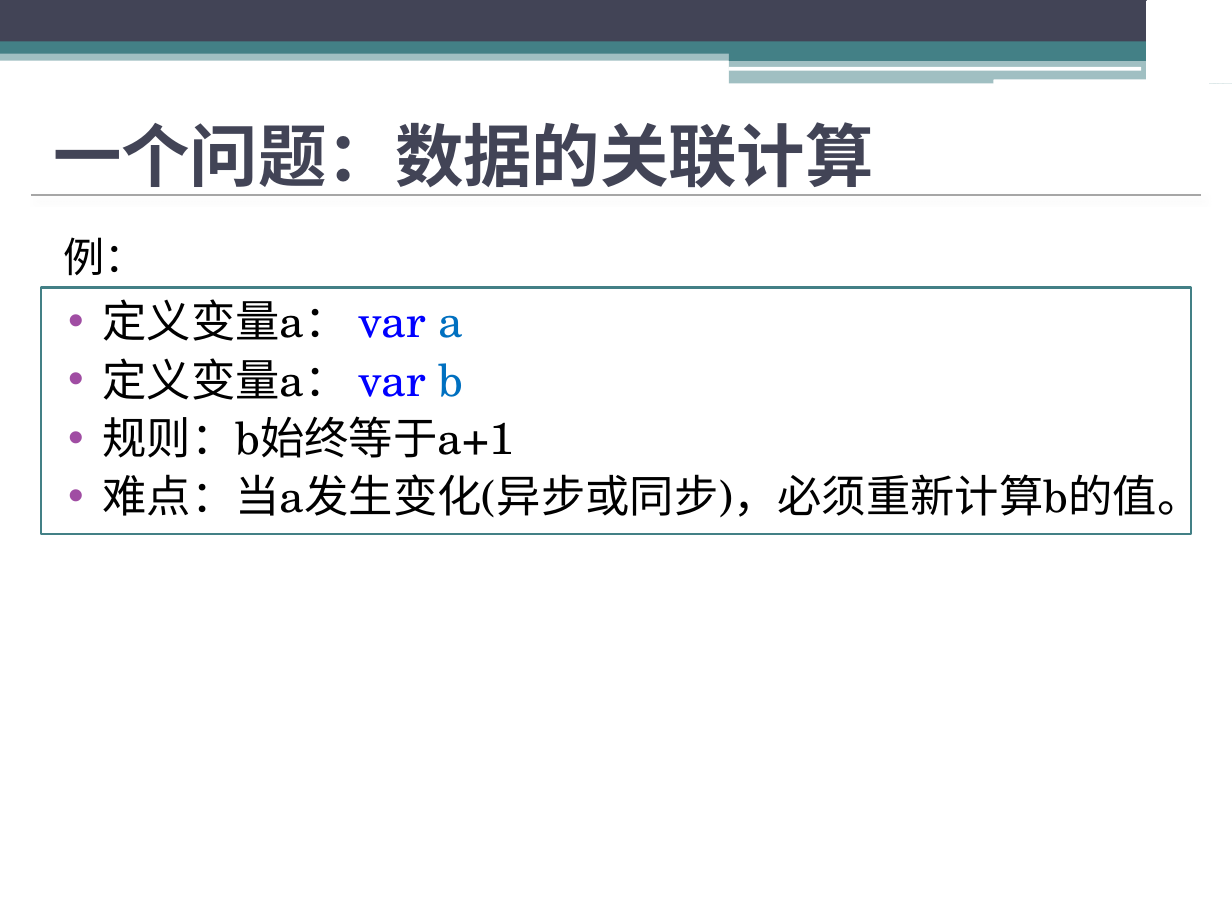
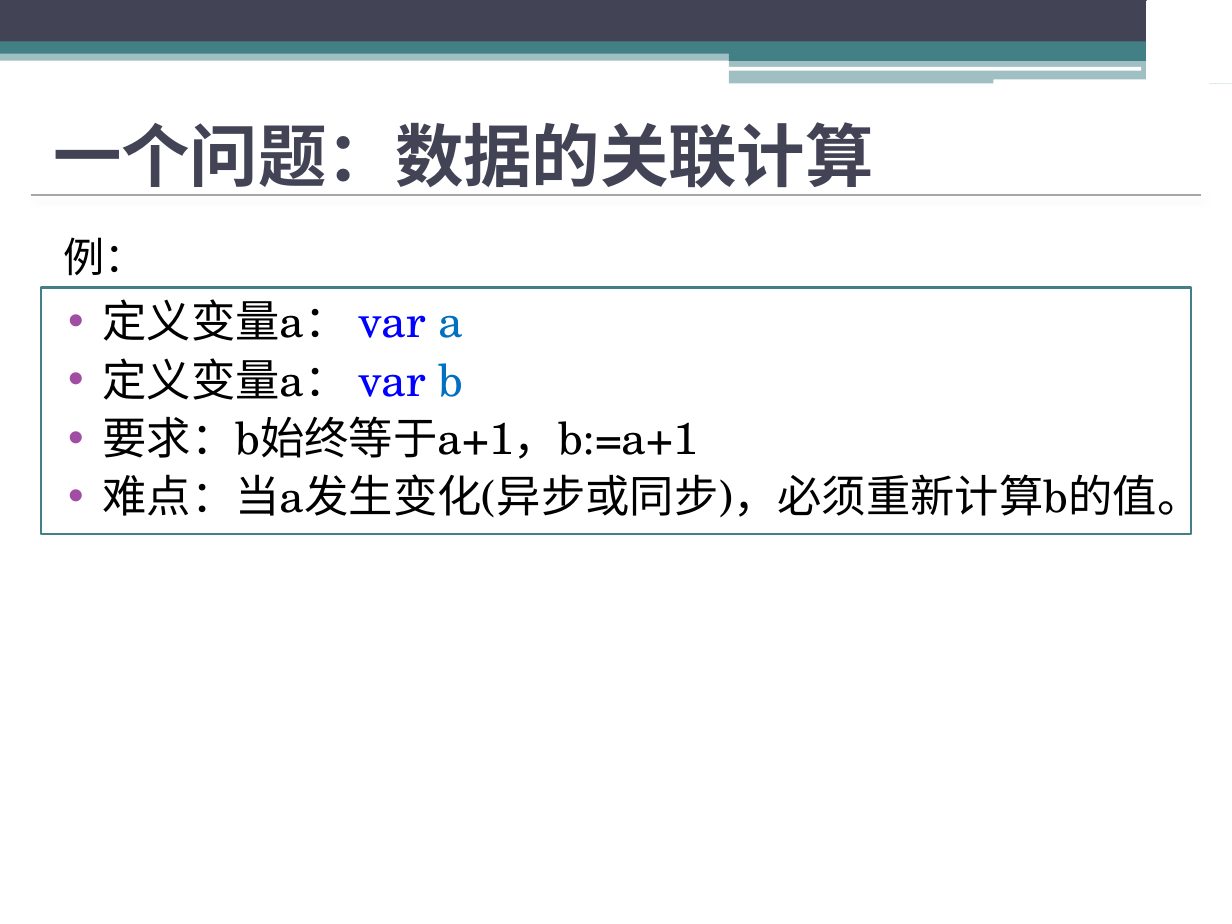
Before and after one commit to watermoonlx/rxjs_demo, a slide deck: slide 2 of Rxjs分享/New Microsoft PowerPoint Presentation.pptx. Drawn at 1232x924 pixels with LibreOffice and Linux fonts; fonts in the diff are those of the drawing; background and template pictures are left out. Boxes give left, top, right and bottom in pixels: in the first picture for what was removed or moved away, otherwise in the second. Text is boxed around its words. In the diff, an @@ line names an element or a change of style, - is before the commit and + after.

```diff
--- a/Rxjs分享/New Microsoft PowerPoint Presentation.pptx
+++ b/Rxjs分享/New Microsoft PowerPoint Presentation.pptx
@@ text at [102, 416, 698, 459]: text changed @@
-• 规则：b始终等于a+1
+• 要求：b始终等于a+1，b:=a+1
```
Also in this commit, not shown: 3 other slides changed, 5 slides added, 27 other files.
